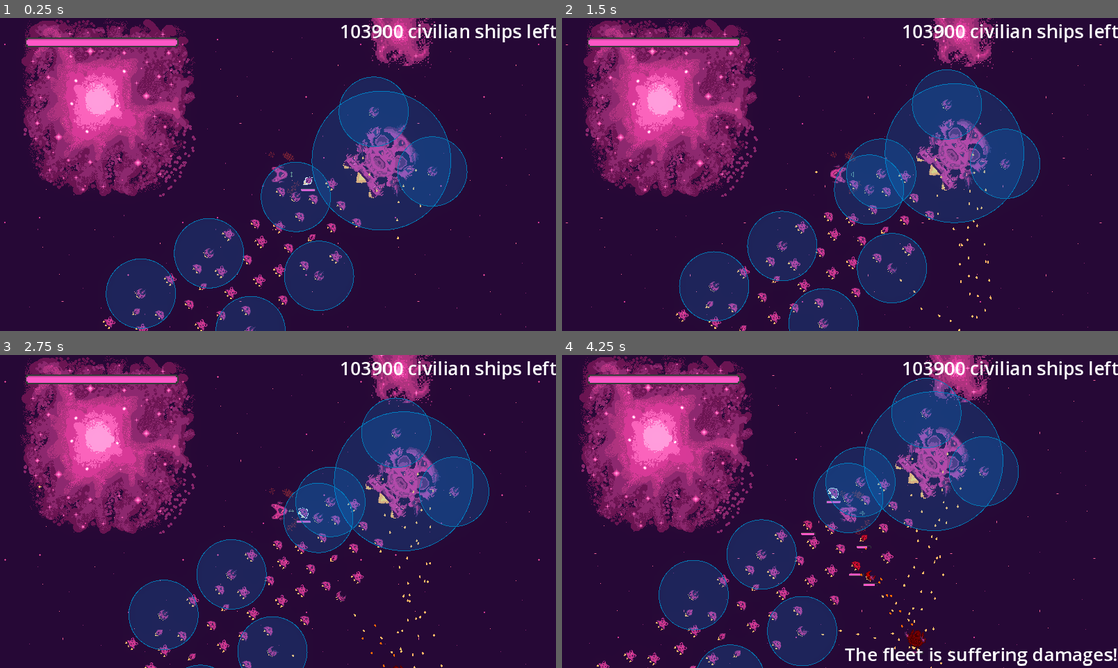
Above: before the commit, frames 1-4 (two rows, left to right).
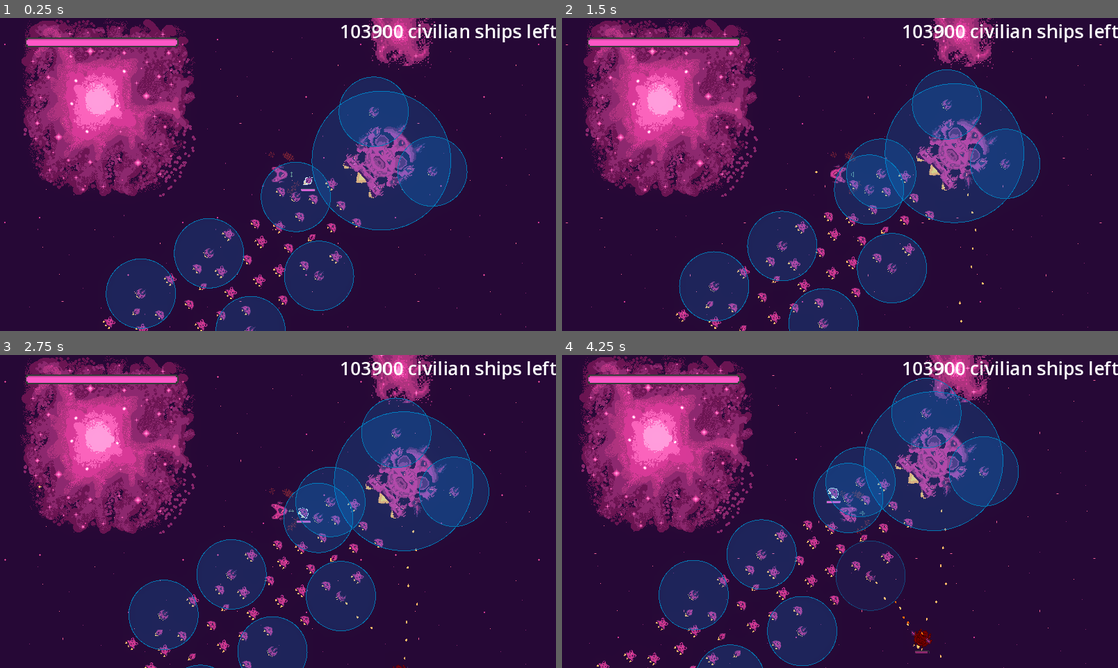
Above: after the commit, the same moments.

Repository: bear-minimum-studio/space-bear
Game: Godot game, scene res://Game.tscn
The game is run twice, just before and just after one commit, with the same random seed, the same clock (stepped at 60 frames per second) and the same inputs.
Inputs:
- Up to frame 1 (0.25 s): no input
- Up to frame 2 (1.5 s): tap Enter (upgrade) at 0.5 s; hold Right (turn_right) 0.53-1.28 s; tap Down (decelerate) at 0.6 s; hold Ctrl (brake) from 1.28 s (still down); tap Space (fire) at 1.35 s
- Up to frame 3 (2.75 s): release Ctrl (brake) at 2.03 s; hold Right (turn_right) from 2.03 s (still down); hold G (grappling_hook) from 2.03 s (still down)
- Up to frame 4 (4.25 s): release Right (turn_right) at 2.78 s; release G (grappling_hook) at 2.78 s; hold Up (accelerate) 2.78-3.53 s; tap F (turret_fire) at 2.85 s; hold Left (turn_left) from 3.53 s (still down); tap Down (decelerate) at 3.6 s

The runs differ from the first frame. In frame 1, 0.2% of the frame differs, in the area x 64-77%, y 37-71%; in frame 2, 0.3%; in frame 3, 2.5%, in the area x 48-81%, y 28-100%; in frame 4, 1.7%.

Commit message:
refacto: Make turret range editable in editor

Diff:
--- a/npc/Turret.gd
+++ b/npc/Turret.gd
@@ -1,4 +1,14 @@
+@tool
 extends Area2D
+
+@onready var collision_shape_2d = $CollisionShape2D
+
+@export_range(0.0, 500.0, 10.0, "or_greater") var turret_range: float = 100.0 :
+	set(new_turret_range):
+		turret_range = new_turret_range
+		if collision_shape_2d != null:
+			collision_shape_2d.shape.radius = turret_range
+		queue_redraw()
 
 @export_range(0.0, 100.0) var bullet_spread = 0.0
 
@@ -25,6 +35,9 @@
 @onready var nozzle = $Nozzle
 
 func _physics_process(_delta):
+	if Engine.is_editor_hint():
+		return
+
 	var bodies: Array[Node2D] = self.get_overlapping_bodies()
 	var potential_targets = bodies.filter(func(body): return body.is_in_group(bullet_target_mapping[bullet_type]))
 
--- a/npc/Turret.tscn
+++ b/npc/Turret.tscn
@@ -4,12 +4,13 @@
 [ext_resource type="Texture2D" uid="uid://dawessb8b5xl2" path="res://npc/tourelle.png" id="2_nviab"]
 
 [sub_resource type="CircleShape2D" id="CircleShape2D_0uq2m"]
-radius = 329.006
+radius = 250.0
 
 [node name="Turret" type="Area2D"]
 collision_layer = 0
 collision_mask = 2
 script = ExtResource("1_s1iw8")
+turret_range = 250.0
 bullet_spread = 10.0
 bullets_per_second = 12.0
 
--- a/npc/enemies/Enemy.gd
+++ b/npc/enemies/Enemy.gd
@@ -1,10 +1,9 @@
 extends "res://npc/AbstractShip.gd"
 
-@export_range(0.0,1.0) var proximity_ratio = 0.8
+@export_range(0.0,1.0) var proximity_ratio = 0.9
 
 @onready var turret = $Turret
-# TODO: Get real turret range
-@onready var turret_range = 250.0
+@onready var turret_range = turret.turret_range
 
 var targetted_ship: Node2D
 var _target_position_offset: Vector2
--- a/npc/enemies/Enemy.tscn
+++ b/npc/enemies/Enemy.tscn
@@ -12,7 +12,7 @@
 [node name="Enemy" groups=["enemy"] instance=ExtResource("1_oxqnl")]
 collision_layer = 2
 script = ExtResource("2_36u4k")
-proximity_ratio = 0.8
+proximity_ratio = 0.9
 
 [node name="Ship" parent="." index="0"]
 rotation = 1.57079
--- a/npc/mother-ship/MotherShip.tscn
+++ b/npc/mother-ship/MotherShip.tscn
@@ -32,23 +32,23 @@
 [node name="HealthSystem" parent="." index="4"]
 max_health = 500
 
-[node name="Turret2" parent="." index="5" instance=ExtResource("4_niboy")]
+[node name="Turret" parent="." index="5" instance=ExtResource("4_niboy")]
+position = Vector2(-13, 77)
+scale = Vector2(2, 2)
+bullet_type = 1
+
+[node name="Turret2" parent="." index="6" instance=ExtResource("4_niboy")]
 position = Vector2(-15, -80)
 scale = Vector2(2, 2)
 bullet_type = 1
 
-[node name="Turret3" parent="." index="6" instance=ExtResource("4_niboy")]
+[node name="Turret3" parent="." index="7" instance=ExtResource("4_niboy")]
 position = Vector2(88, -32)
 scale = Vector2(2, 2)
 bullet_type = 1
 
-[node name="Turret4" parent="." index="7" instance=ExtResource("4_niboy")]
+[node name="Turret4" parent="." index="8" instance=ExtResource("4_niboy")]
 position = Vector2(88, 44)
-scale = Vector2(2, 2)
-bullet_type = 1
-
-[node name="Turret" parent="." index="8" instance=ExtResource("4_niboy")]
-position = Vector2(-13, 77)
 scale = Vector2(2, 2)
 bullet_type = 1
 
